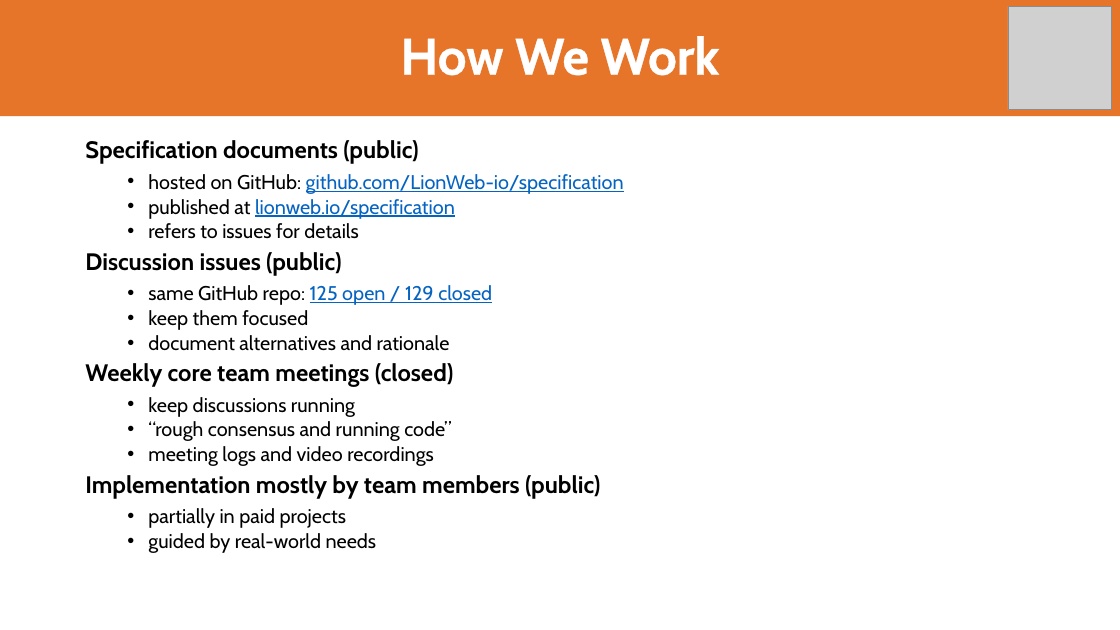
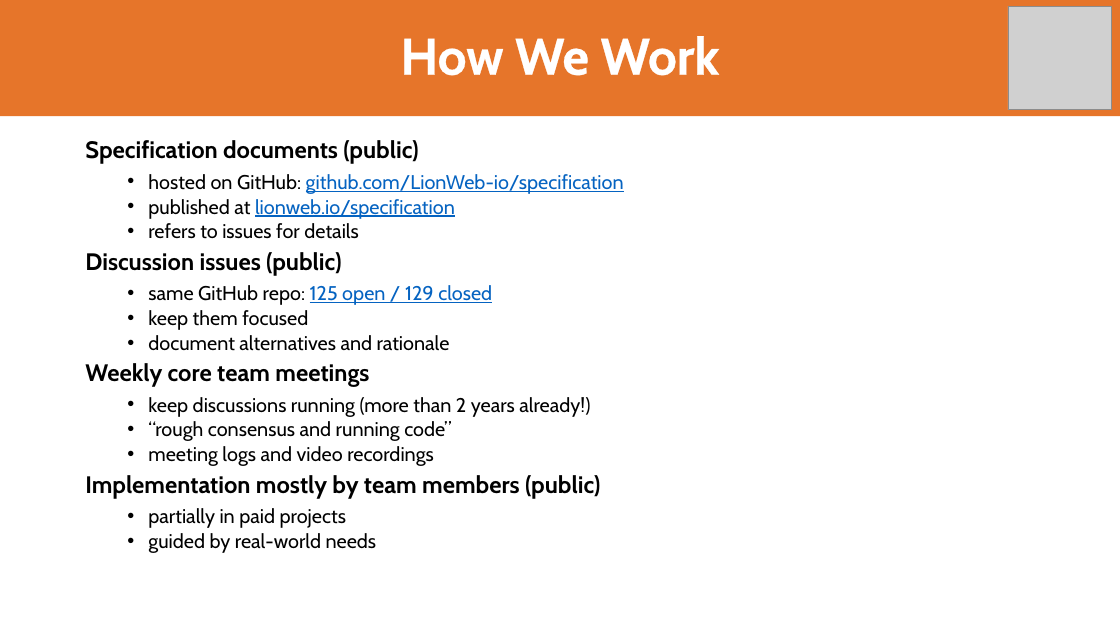
Before and after one commit to LionWeb-io/specification, a slide deck: slide 12 of resources/LangDev 2024 Talk.pptx. Drawn at 1120x630 pixels with LibreOffice and Linux fonts; fonts in the diff are those of the drawing; grey boxes stand for pictures; background and template pictures are left out. Boxes give left, top, right and bottom in pixels: in the first picture for what was removed or moved away, otherwise in the second. Text is boxed around its words. In the diff, an @@ line names an element or a change of style, - is before the commit and + after.

Commit message:
changes during core team discussion

```diff
--- a/resources/LangDev 2024 Talk.pptx
+++ b/resources/LangDev 2024 Talk.pptx
@@ text at (x1=85, y1=363, x2=590, y2=417): text changed; size 20.4 to 17 pt; bold off @@
-Weekly core team meetings (closed)
-  • keep discussions running
+Weekly core team meetings
+  • keep discussions running (more than 2 years already!)
```
Also in this commit, not shown: 12 other slides changed, 1 slide added, 4 slides removed.
